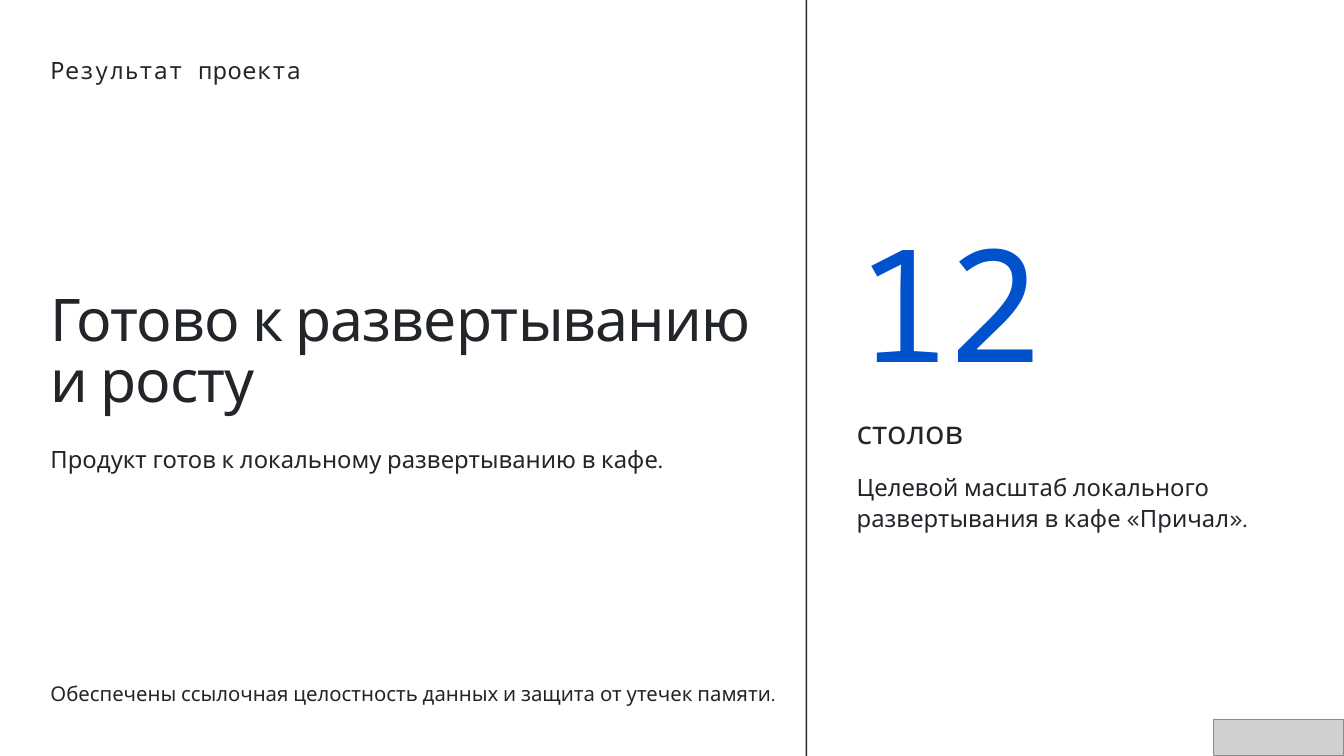
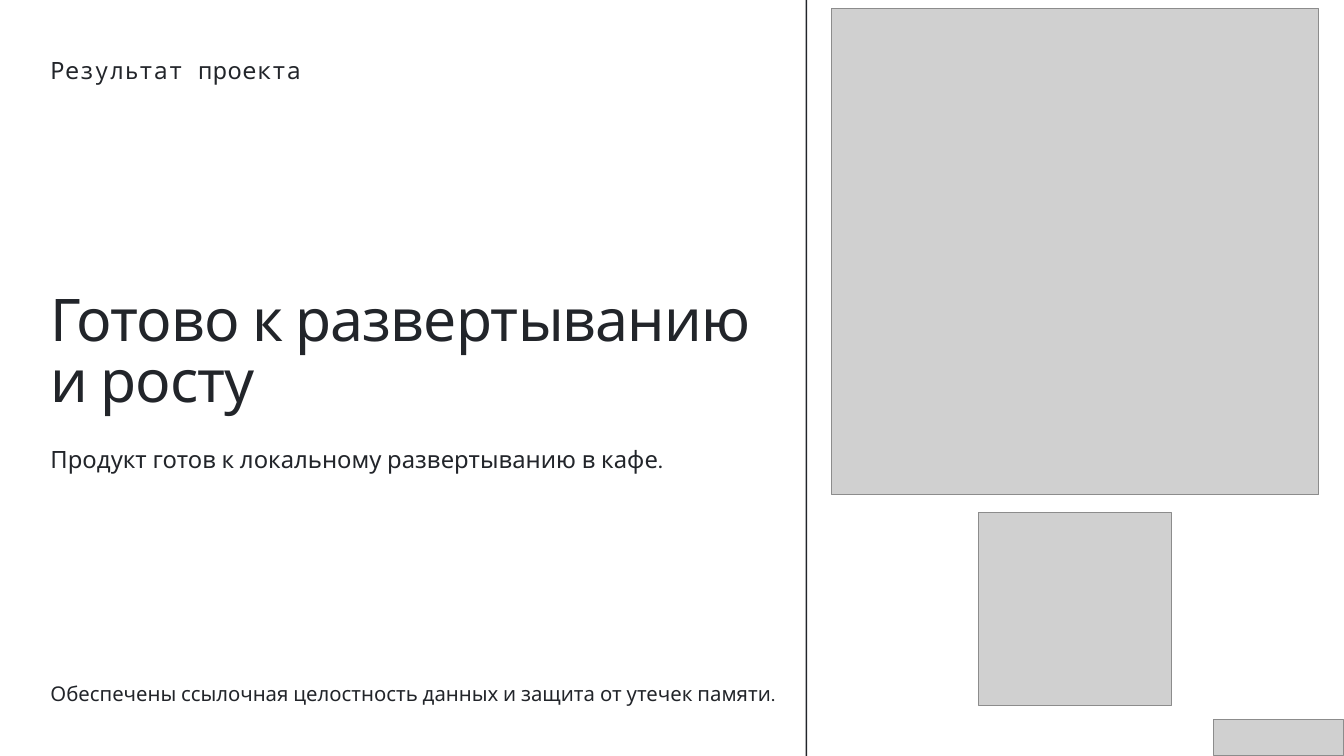
Before and after one commit to Midzuraki/Practice_Show, a slide deck: slide 8 of theory/Презентация защита.pptx. Drawn at 1344x756 pixels with LibreOffice and Linux fonts; fonts in the diff are those of the drawing; grey boxes stand for pictures; background and template pictures are left out. Boxes give left, top, right and bottom in pixels: in the first picture for what was removed or moved away, otherwise in the second. Text is boxed around its words. In the diff, an @@ line names an element or a change of style, - is before the commit and + after.

```diff
--- a/theory/Презентация защита.pptx
+++ b/theory/Презентация защита.pptx
@@ picture added at bbox=[832, 8, 1319, 495] @@
@@ text removed at bbox=[857, 248, 1042, 362] @@
-12
@@ text removed at bbox=[857, 426, 963, 445] @@
-столов
@@ text removed at bbox=[857, 478, 1229, 533] @@
-Целевой масштаб локального развертывания в кафе «Причал».
@@ picture added at bbox=[979, 513, 1172, 706] @@
```
Also in this commit, not shown: 5 other slides changed, 1 other file.
